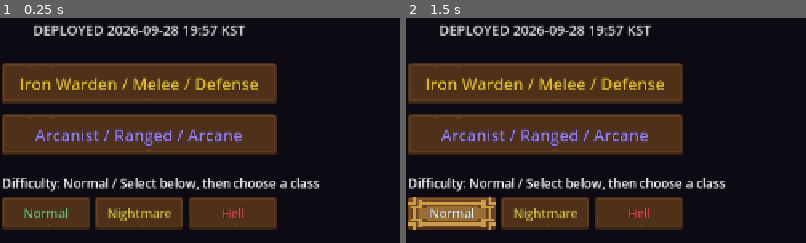
Above: before the commit, frames 1-2 (left to right).
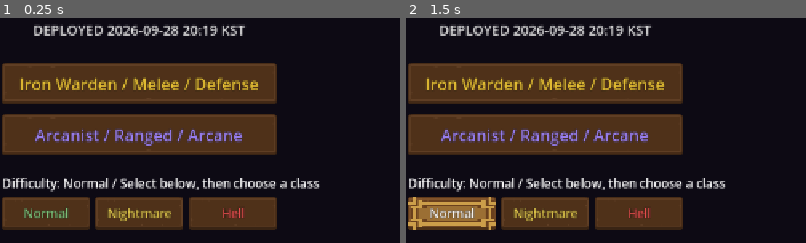
Above: after the commit, the same moments.

Repository: jflakeee/diablo
Game: Godot game, scene res://main.tscn
The game is run twice, just before and just after one commit, with the same random seed, the same clock (stepped at 60 frames per second) and the same inputs.
Inputs:
- Up to frame 1 (0.25 s): no input
- Up to frame 2 (1.5 s): click "Normal" at 0.5 s; click "Normal" at 1.25 s
The pictures show only the part of the screen within x 33-83%, y 32-82%; the shares and areas given below are measured in that part.

The runs differ from the first frame. In frame 1, 0.2% of the frame differs, in the area x 45-55%, y 3-8%; in frame 2, 0.2%.

Commit message:
Keep recent item toasts and add history view

Diff:
--- a/prototype/game_dungeon/main.gd
+++ b/prototype/game_dungeon/main.gd
@@ -36,7 +36,7 @@
 const FogOverlay := preload("res://fog_overlay.gd")
 const TemplateTheme := preload("res://ui/template_theme.gd")
 const CombatFX := preload("res://combat_fx.gd")
-const DEPLOYED_AT_KST := "2026-09-28 19:57 KST"
+const DEPLOYED_AT_KST := "2026-09-28 20:19 KST"
 
 var _grid: Array = []
 var _astar: AStarGrid2D
@@ -80,7 +80,7 @@
 const SPELL_RANGE := 7.0
 const FIREBALL_CD := 0.6
 const EQUIPMENT_SLOTS := ["weapon", "armor", "ring_left", "ring_right", "amulet"]
-const ITEM_TOAST_VISIBLE_LIMIT := 4
+const ITEM_TOAST_VISIBLE_LIMIT := 3
 const ITEM_EVENT_HISTORY_LIMIT := 24
 
 var _class := "warden"
@@ -1292,14 +1292,21 @@
 	var future_kept: bool = _inventory.has(locked)
 	pickup_test_item.call(protected)
 	var protected_kept: bool = _inventory.has(protected)
+	await get_tree().create_timer(5.3).timeout
 	var positive_power_event := false
 	for event in _item_event_history:
 		if float(event.get("delta", 0.0)) > 0.0 and not String(event.get("options", "")).is_empty():
 			positive_power_event = true
 			break
-	var toast_log_ok := _item_event_history.size() >= 5 and positive_power_event and _item_toast_box.get_child_count() <= ITEM_TOAST_VISIBLE_LIMIT
-	var ok: bool = empty_equipped and upgraded and lower_sold and future_kept and protected_kept and toast_log_ok
-	print("[AUTO_EQUIP_SELL] empty=%s upgrade=%s replaced_sold=%s lower_sold=%s future_kept=%s protected=%s toast_log=%s events=%d verdict=%s" % [str(empty_equipped), str(upgraded), str(_gold_sold > 0), str(lower_sold), str(future_kept), str(protected_kept), str(toast_log_ok), _item_event_history.size(), "PASS" if ok else "FAIL"])
+	var toast_log_ok := _item_event_history.size() >= 5 and positive_power_event and _item_toast_box.get_child_count() == ITEM_TOAST_VISIBLE_LIMIT
+	_show_item_log()
+	var history_view_ok := false
+	for child in _inv_vbox.get_children():
+		if child is Label and String((child as Label).text).begins_with("RECENT ITEM LOG"):
+			history_view_ok = true
+			break
+	var ok: bool = empty_equipped and upgraded and lower_sold and future_kept and protected_kept and toast_log_ok and history_view_ok
+	print("[AUTO_EQUIP_SELL] empty=%s upgrade=%s replaced_sold=%s lower_sold=%s future_kept=%s protected=%s toast_log=%s history_view=%s events=%d verdict=%s" % [str(empty_equipped), str(upgraded), str(_gold_sold > 0), str(lower_sold), str(future_kept), str(protected_kept), str(toast_log_ok), str(history_view_ok), _item_event_history.size(), "PASS" if ok else "FAIL"])
 	await get_tree().create_timer(1.0).timeout
 	get_tree().quit()
 
@@ -3106,7 +3113,7 @@
 	var lines := ["[%s] %s" % [action, Item.display_name(it)], "OPTIONS: %s" % options, power_line]
 	if not note.is_empty():
 		lines.append(note)
-	var entry: Dictionary = {"action": action, "name": Item.display_name(it), "options": options, "power_before": power_before, "power_after": power_after, "delta": delta, "note": note, "time": Time.get_ticks_msec()}
+	var entry: Dictionary = {"action": action, "name": Item.display_name(it), "quality": String(it.get("quality", "normal")), "options": options, "power_before": power_before, "power_after": power_after, "delta": delta, "note": note, "unix": int(Time.get_unix_time_from_system())}
 	_item_event_history.append(entry)
 	while _item_event_history.size() > ITEM_EVENT_HISTORY_LIMIT:
 		_item_event_history.pop_front()
@@ -3135,10 +3142,6 @@
 		var oldest := _item_toast_box.get_child(0)
 		_item_toast_box.remove_child(oldest)
 		oldest.queue_free()
-	var tween := panel.create_tween()
-	tween.tween_interval(4.8)
-	tween.tween_property(panel, "modulate:a", 0.0, 0.45)
-	tween.finished.connect(panel.queue_free)
 
 func _affix_power(affixes: Dictionary) -> float:
 	var mana_weight := 1.2 if _class == "arcanist" else 0.45
@@ -3682,6 +3685,44 @@
 func _show_bag() -> void:
 	_inventory_view = "bag"
 	_rebuild_inv()
+
+func _show_item_log() -> void:
+	_inventory_view = "item_log"
+	_rebuild_inv()
+
+func _clear_item_log() -> void:
+	_item_event_history.clear()
+	_rebuild_inv()
+
+func _rebuild_item_log() -> void:
+	var nav := Button.new()
+	nav.text = "Back to Bag"
+	nav.pressed.connect(_show_bag)
+	_inv_vbox.add_child(nav)
+	var title := Label.new()
+	title.text = "RECENT ITEM LOG %d/%d\nPickup, options, equipment changes, and total combat power" % [_item_event_history.size(), ITEM_EVENT_HISTORY_LIMIT]
+	title.autowrap_mode = TextServer.AUTOWRAP_WORD_SMART
+	title.add_theme_color_override("font_color", Color(0.95, 0.78, 0.3))
+	_inv_vbox.add_child(title)
+	var clear := Button.new()
+	clear.text = "Clear Item Log"
+	clear.disabled = _item_event_history.is_empty()
+	clear.pressed.connect(_clear_item_log)
+	_inv_vbox.add_child(clear)
+	if _item_event_history.is_empty():
+		var empty := Label.new()
+		empty.text = "No item changes recorded in this session."
+		_inv_vbox.add_child(empty)
+		return
+	for index in range(_item_event_history.size() - 1, -1, -1):
+		var event := _item_event_history[index]
+		var stamp := Time.get_datetime_dict_from_unix_time(int(event.get("unix", 0)))
+		var note := String(event.get("note", ""))
+		var line := Label.new()
+		line.text = "[%02d:%02d:%02d] %s - %s\nOPTIONS: %s\nTOTAL POWER %.0f -> %.0f (%+.0f)%s" % [int(stamp.get("hour", 0)), int(stamp.get("minute", 0)), int(stamp.get("second", 0)), String(event.get("action", "ITEM")), String(event.get("name", "Unknown")), String(event.get("options", "")), float(event.get("power_before", 0.0)), float(event.get("power_after", 0.0)), float(event.get("delta", 0.0)), "\n" + note if not note.is_empty() else ""]
+		line.autowrap_mode = TextServer.AUTOWRAP_WORD_SMART
+		line.add_theme_color_override("font_color", Item.quality_color(String(event.get("quality", "normal"))))
+		_inv_vbox.add_child(line)
 
 func _rebuild_collection() -> void:
 	var nav := Button.new()
@@ -3744,6 +3785,14 @@
 		_rebuild_collection()
 		_apply_large_panel_text(_inv_vbox)
 		return
+	if _inventory_view == "item_log":
+		_rebuild_item_log()
+		_apply_large_panel_text(_inv_vbox)
+		return
+	var item_log_button := Button.new()
+	item_log_button.text = "Item Log (%d)" % _item_event_history.size()
+	item_log_button.pressed.connect(_show_item_log)
+	_inv_vbox.add_child(item_log_button)
 	var collection_button := Button.new()
 	collection_button.text = "Collection & Ranking Book (%d)" % _collection.records.size()
 	collection_button.pressed.connect(_show_collection)
